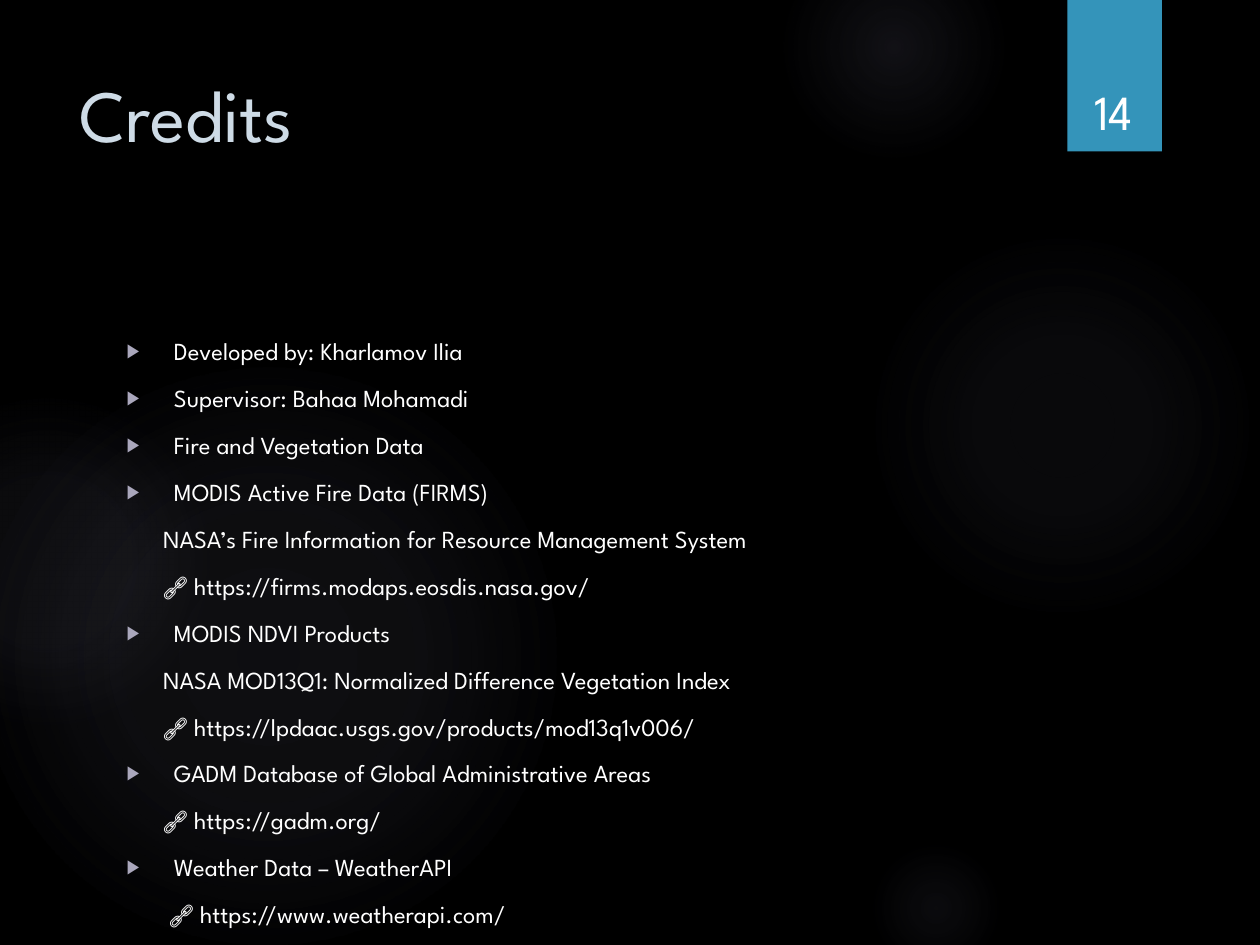
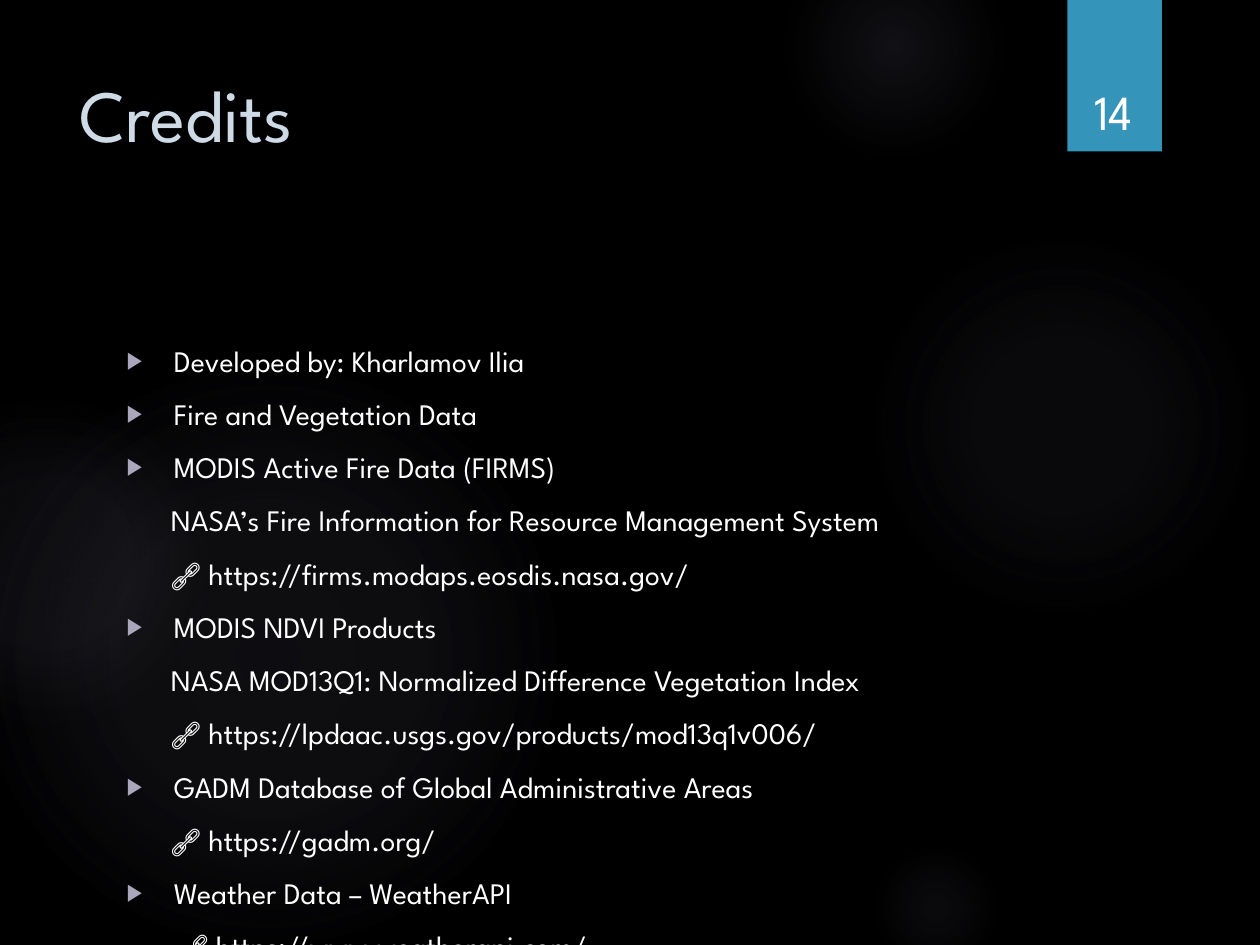
Before and after one commit to kharlamovilya/syberian-fire-prediction, a slide deck: slide 14 of Forest_Fire_Simulation_Presentation.pptx. Drawn at 1260x945 pixels with LibreOffice and Linux fonts; fonts in the diff are those of the drawing; background and template pictures are left out. Boxes give left, top, right and bottom in pixels: in the first picture for what was removed or moved away, otherwise in the second. Text is boxed around its words. In the diff, an @@ line names an element or a change of style, - is before the commit and + after.

Commit message:
ppt edited

```diff
--- a/Forest_Fire_Simulation_Presentation.pptx
+++ b/Forest_Fire_Simulation_Presentation.pptx
@@ text "Developed by: Kharlamov Ilia" at <box>171,351,879,905</box>: size 14 to 17 pt @@
@@ text at <box>174,390,468,412</box>: paragraph removed @@
-▶ Supervisor: Bahaa Mohamadi
```
